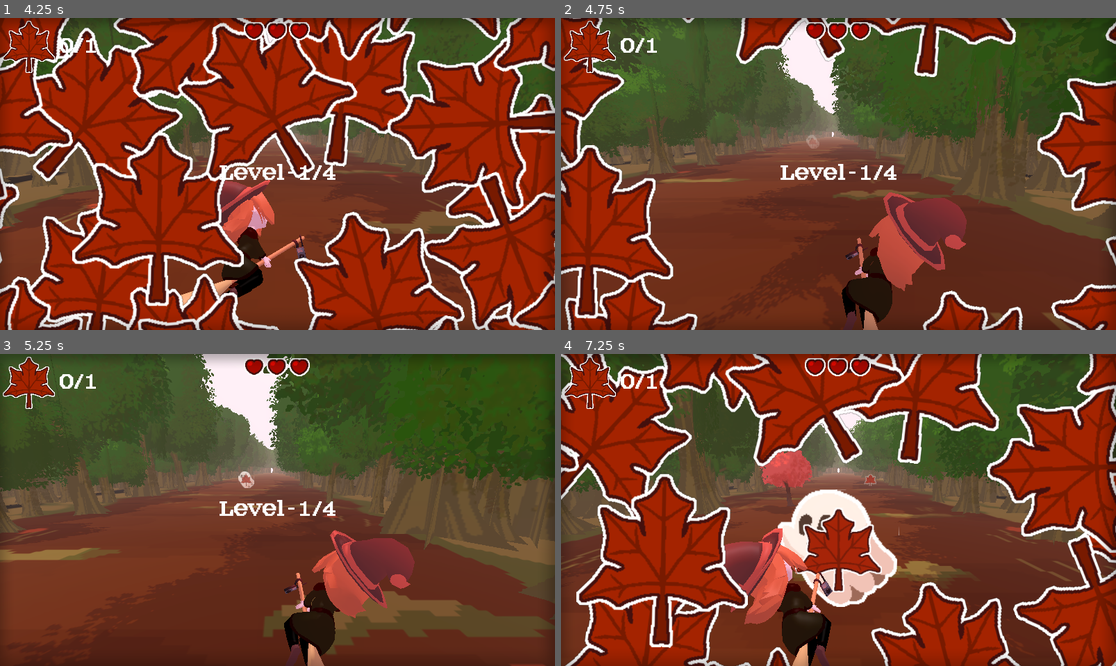
Above: before the commit, frames 1-4 (two rows, left to right).
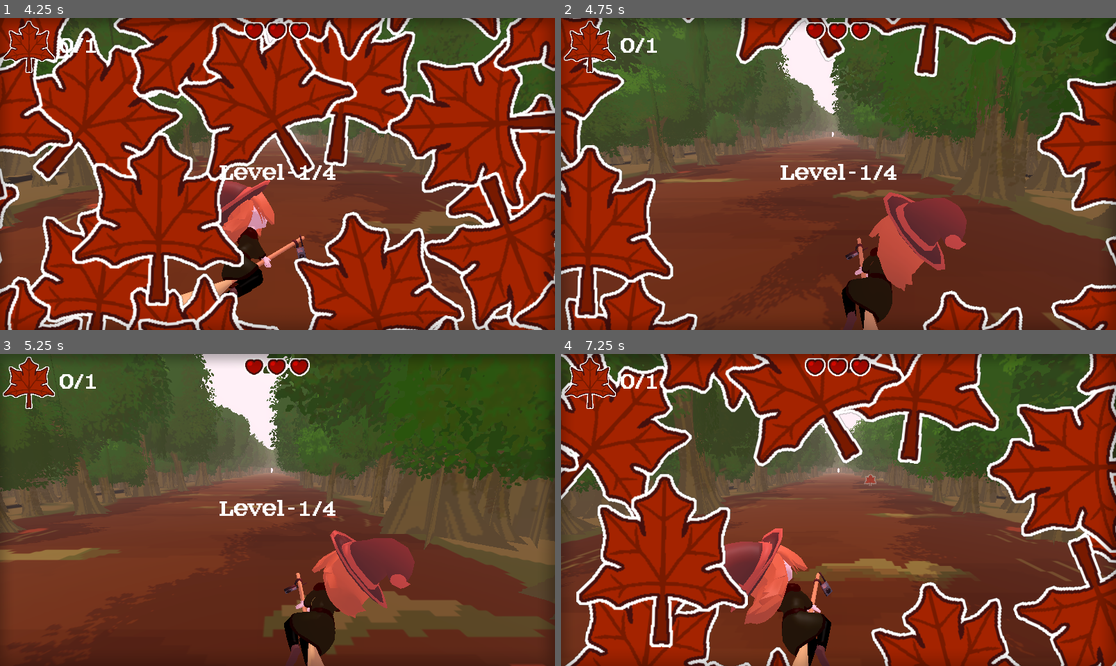
Above: after the commit, the same moments.

Repository: wewewer123/Cozy-Chaos-Fall-2025
Game: Godot game, scene res://scenes/game/GameHolder.tscn
The game is run twice, just before and just after one commit, with the same random seed, the same clock (stepped at 60 frames per second) and the same inputs.
Inputs (mouse positions are in pixels of both pictures, inside the frame that each line leads up to):
- Up to frame 1 (4.25 s): tap Enter at 0.5 s; move the mouse to (399, 158) at 0.52 s; hold D (right) 0.53-1.25 s; tap G (read_leaf) at 0.6 s; click (399, 158) at 0.67 s; click "tutorial" at 1.25 s; click "start" at 2 s; click "start" at 2.75 s; move the mouse to (277, 174) at 3.52 s; hold A (left) from 3.53 s (still down); tap H (read_lives) at 3.6 s; click (277, 174) at 3.67 s
- Up to frame 2 (4.75 s): move the mouse to (894, 105) at 4.27 s; release A (left) at 4.28 s; hold D (right) from 4.28 s (still down); tap T at 4.35 s
- Up to frame 3 (5.25 s): keep holding D (right); move the mouse to (249, 572) at 5.02 s; tap Y at 5.1 s; click (249, 572) at 5.17 s
- Up to frame 4 (7.25 s): move the mouse to (1005, 556) at 5.77 s; release D (right) at 5.78 s; hold A (left) from 5.78 s (still down); tap Tab at 5.85 s; tap Escape (escape) at 6.4 s; move the mouse to (672, 463) at 6.52 s; tap G (read_leaf) at 6.6 s

Frame 1 is identical in both runs. In frame 2, less than 0.1% of the frame differs, in the area x 44-47%, y 37-42%; in frame 3, 0.1%; in frame 4, 5.8%, in the area x 35-81%, y 30-82%.
Error in both runs: Invalid access to property or key 'leaf' on a base object of type 'Nil'. (res://scripts/game/game_manager.gd:61)

Commit message:
Adds Logic For Level Voice Lines

Diff:
--- /dev/null
+++ b/scenes/world/Levels/level_voice_line_manager.gd
@@ -0,0 +1,25 @@
+extends AudioStreamPlayer2D
+
+class_name LevelVoiceLineManager
+
+@export var _level_beginning_voice_lines:Array[AudioStream]
+@export var _level_middle_voice_lines:Array[AudioStream]
+@export var _level_end_voice_lines:Array[AudioStream]
+
+func play_beginnging_lines_async():
+	await _play_voice_lines_async(_level_beginning_voice_lines)
+
+func play_middle_lines_async():
+	await _play_voice_lines_async(_level_middle_voice_lines)
+
+func play_ending_lines_async():
+	await _play_voice_lines_async(_level_end_voice_lines)
+
+func _play_voice_lines_async(voice_lines:Array[AudioStream]):
+	if len(voice_lines) == 0:
+		return
+
+	for line in voice_lines:
+		stream = line
+		play()
+		await AudioUtil.wait_audio_finished(self)
--- /dev/null
+++ b/scenes/world/Levels/level_voice_line_manager.tscn
@@ -0,0 +1,6 @@
+[gd_scene load_steps=2 format=3 uid="uid://cum7wm2g5hphj"]
+
+[ext_resource type="Script" uid="uid://dai2236g87j41" path="res://scenes/world/Levels/level_voice_line_manager.gd" id="1_mcddm"]
+
+[node name="LevelVoiceLineManager" type="AudioStreamPlayer2D"]
+script = ExtResource("1_mcddm")
--- a/scripts/game/game_manager.gd
+++ b/scripts/game/game_manager.gd
@@ -92,30 +92,15 @@
 			_set_tutorial()
 		game_states.LEVEL1:
 			_set_level()
-			_playStream(radioLevel1)
-			await wait_audio_source_finished(radio_audio_source)
-			await get_tree().process_frame
-			curr_lane_spawner.start_spawning()
 		game_states.LEVEL2:
 			_set_level2()
-			_playStream(radioLevel2)
-			await wait_audio_source_finished(radio_audio_source)
-			curr_lane_spawner.start_spawning()
 		game_states.LEVEL3:
 			_set_level3()
-			_playStream(radioLevel3)
-			await wait_audio_source_finished(radio_audio_source)
-			curr_lane_spawner.start_spawning()
 		game_states.LEVEL4:
 			_set_level4()
-			_playStream(radioLevel4)
-			await wait_audio_source_finished(radio_audio_source)
 			curr_lane_spawner.start_spawning()
 		game_states.WIN:
 			_set_win()
-			_playStream(radioEnd)
-			await wait_audio_source_finished(radio_audio_source)
-
 
 func _set_tutorial():
 	var tutorialObject = tutorial.instantiate()
--- a/scripts/world/main.gd
+++ b/scripts/world/main.gd
@@ -5,7 +5,9 @@
 @onready var player_locator:PlayerLocator = $PlayerLocator
 @onready var hud:HUD = load("res://scenes/ui/ingame hud/HUD.tscn").instantiate()
 @onready var lane_object_parent:LaneObjectCollection = $LaneObjectCollection
+@onready var level_voice_line_manager:LevelVoiceLineManager = $LevelVoiceLineManager
 
+#refactor - disconnect events
 func _ready() -> void:
 	GameManager.player = player
 	GameManager.curr_lane_spawner = spawner
@@ -24,9 +26,17 @@
 	player.leaf_changed.connect(on_player_leaf_changed)
 	player.player_died.connect(on_player_death)
 
+	await level_voice_line_manager.play_beginnging_lines_async()
+	spawner.start_spawning()
+
 func on_player_leaf_changed(new_leaf_count:int):
-	if new_leaf_count == Globals.get_max_leaf_count():
+	if new_leaf_count == roundi(Globals.get_max_leaf_count() / 2.0):
+		spawner.stop_spawning()
+		await level_voice_line_manager.play_middle_lines_async()
+		spawner.start_spawning()
+	elif new_leaf_count == Globals.get_max_leaf_count():
 		lane_object_parent.remove_all_lane_objects()
+		await level_voice_line_manager.play_ending_lines_async()
 		GameManager.next_level()
 
 func on_player_death() -> void:
Not shown, added: scenes/world/Levels/level_voice_line_manager.gd.uid
